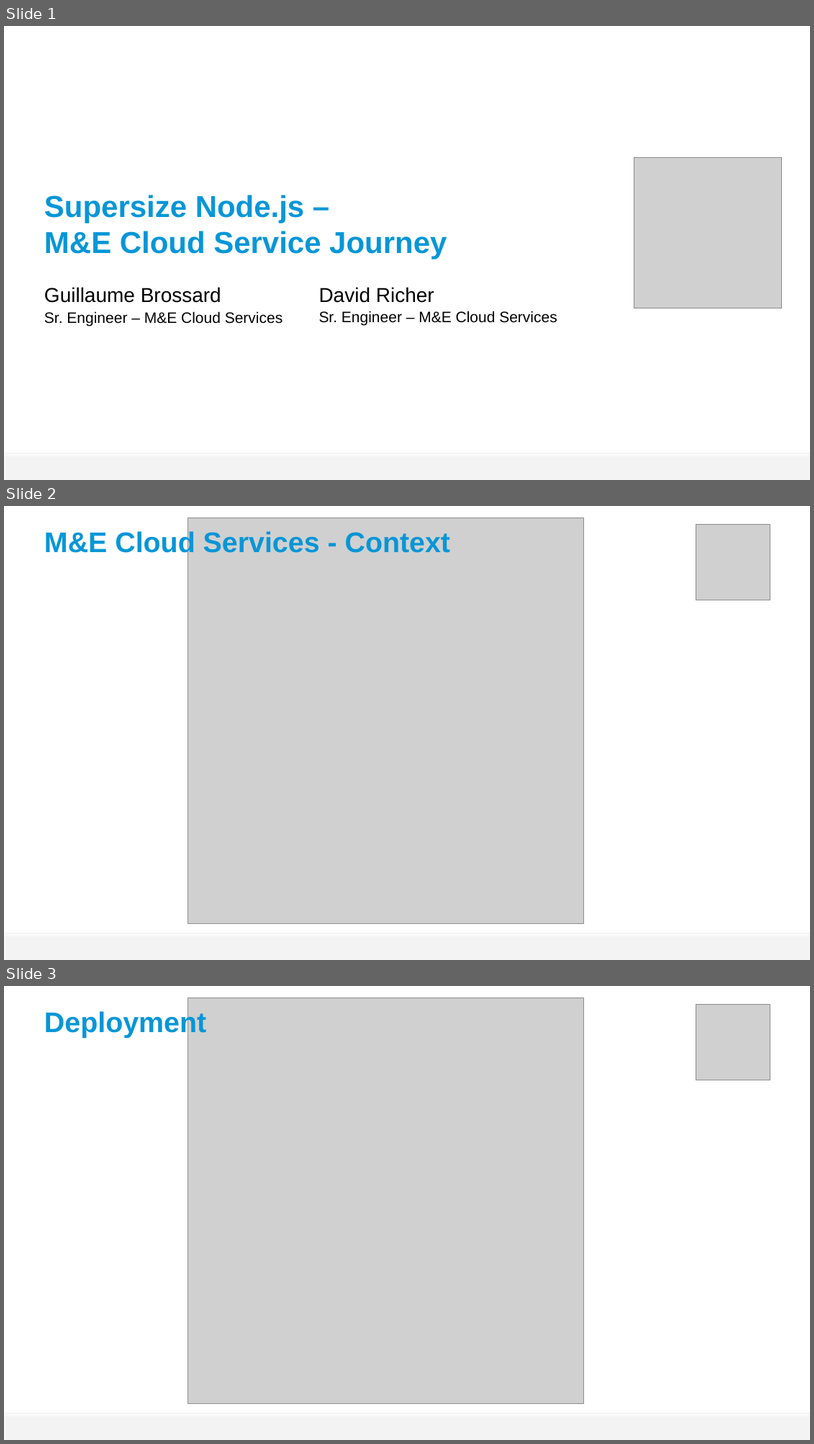
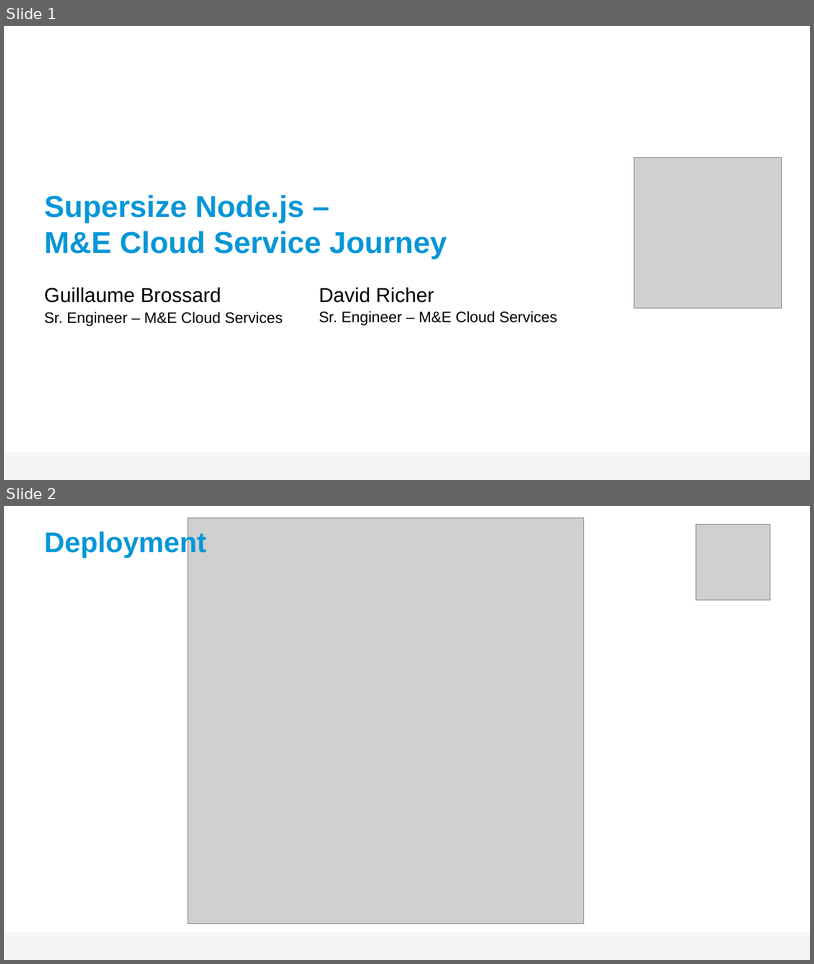
Before and after one commit to guillaume-brossard/tech-summit, a slide deck: 2014/supersize-nodejs/supersize-nodejs-dr.pptx. Shown one above the other, each under a label of ours: slides 1, 2 and 3 before the commit, slides 1 and 2 after it. The pictures are 814x1444 and 814x964 pixels, drawn with LibreOffice and Linux fonts; fonts in the diff are those of the drawing; grey boxes stand for pictures; background and template pictures are left out. Boxes give left, top, right and bottom in pixels: in the first picture for what was removed or moved away, otherwise in the second. Text is boxed around its words. In the diff, an @@ line names an element or a change of style, - is before the commit and + after.

```diff
--- a/2014/supersize-nodejs/supersize-nodejs-dr.pptx
+++ b/2014/supersize-nodejs/supersize-nodejs-dr.pptx
@@ slide 2 removed at [4,506,810,960], background picture (left out); not listed: 1 template element that a slide beside it also shows @@
@@ picture removed at [188,518,584,923] @@
@@ picture removed at [696,525,770,600] @@
@@ title removed at [44,530,451,558] @@
-M&E Cloud Services - Context
@@ what was slide 3 is now slide 2 @@
```
Also in this commit, not shown: 5 slides changed, 1 other slide removed, 3 other files.
